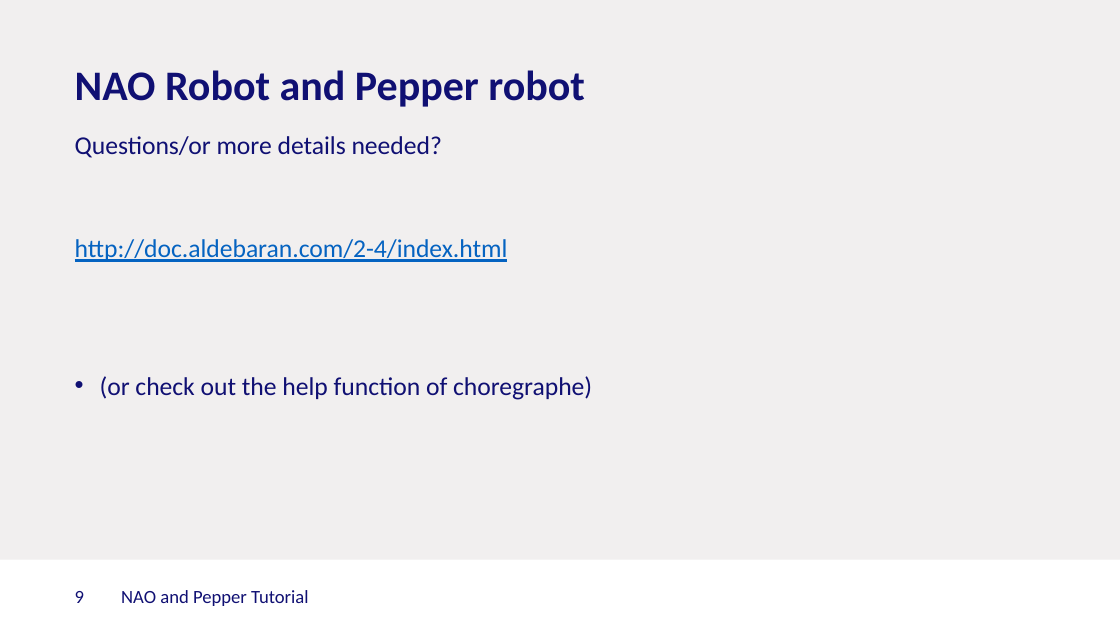
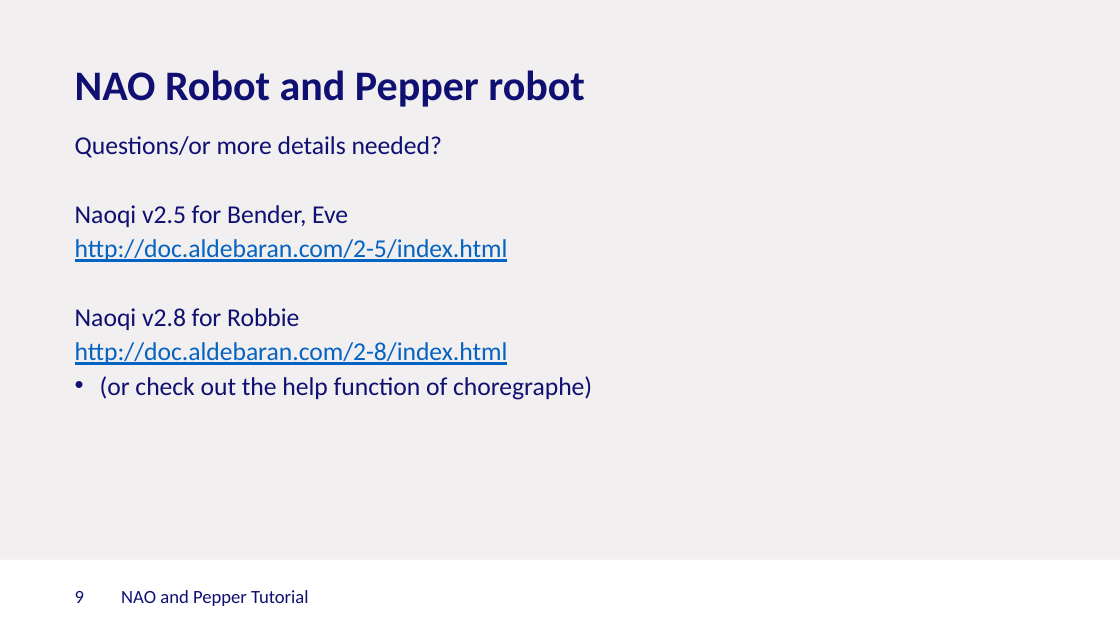
Before and after one commit to Rctue/nao-lib, a slide deck: slide 9 of Nao and Pepper.pptx. Drawn at 1120x630 pixels with LibreOffice and Linux fonts; fonts in the diff are those of the drawing; background and template pictures are left out. Boxes give left, top, right and bottom in pixels: in the first picture for what was removed or moved away, otherwise in the second. Text is boxed around its words. In the diff, an @@ line names an element or a change of style, - is before the commit and + after.

```diff
--- a/Nao and Pepper.pptx
+++ b/Nao and Pepper.pptx
@@ text at (75, 205, 508, 365): text changed @@
-    http://doc.aldebaran.com/2-4/index.html
+    Naoqi v2.5 for Bender, Eve
+    http://doc.aldebaran.com/2-5/index.html
+    Naoqi v2.8 for Robbie
+    http://doc.aldebaran.com/2-8/index.html
```
